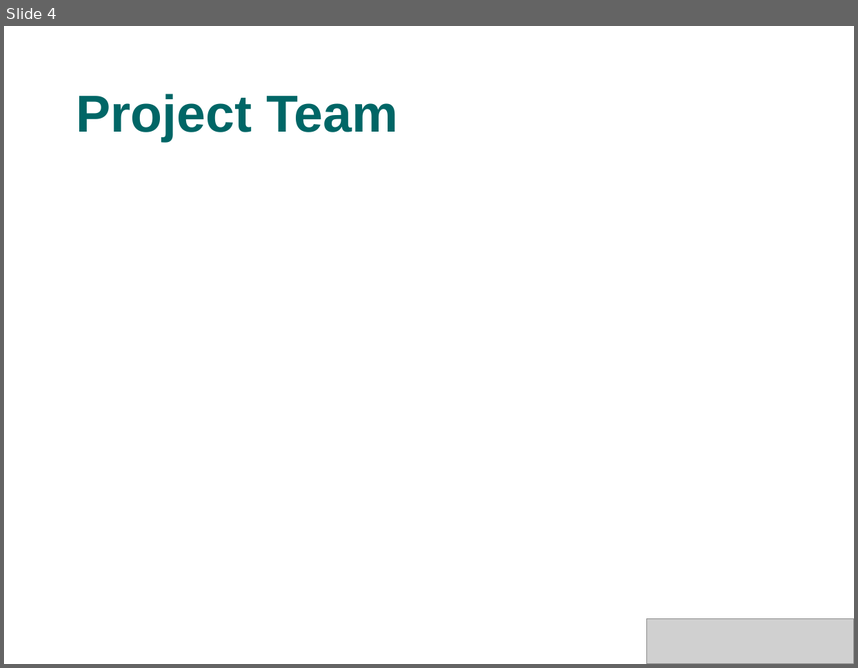
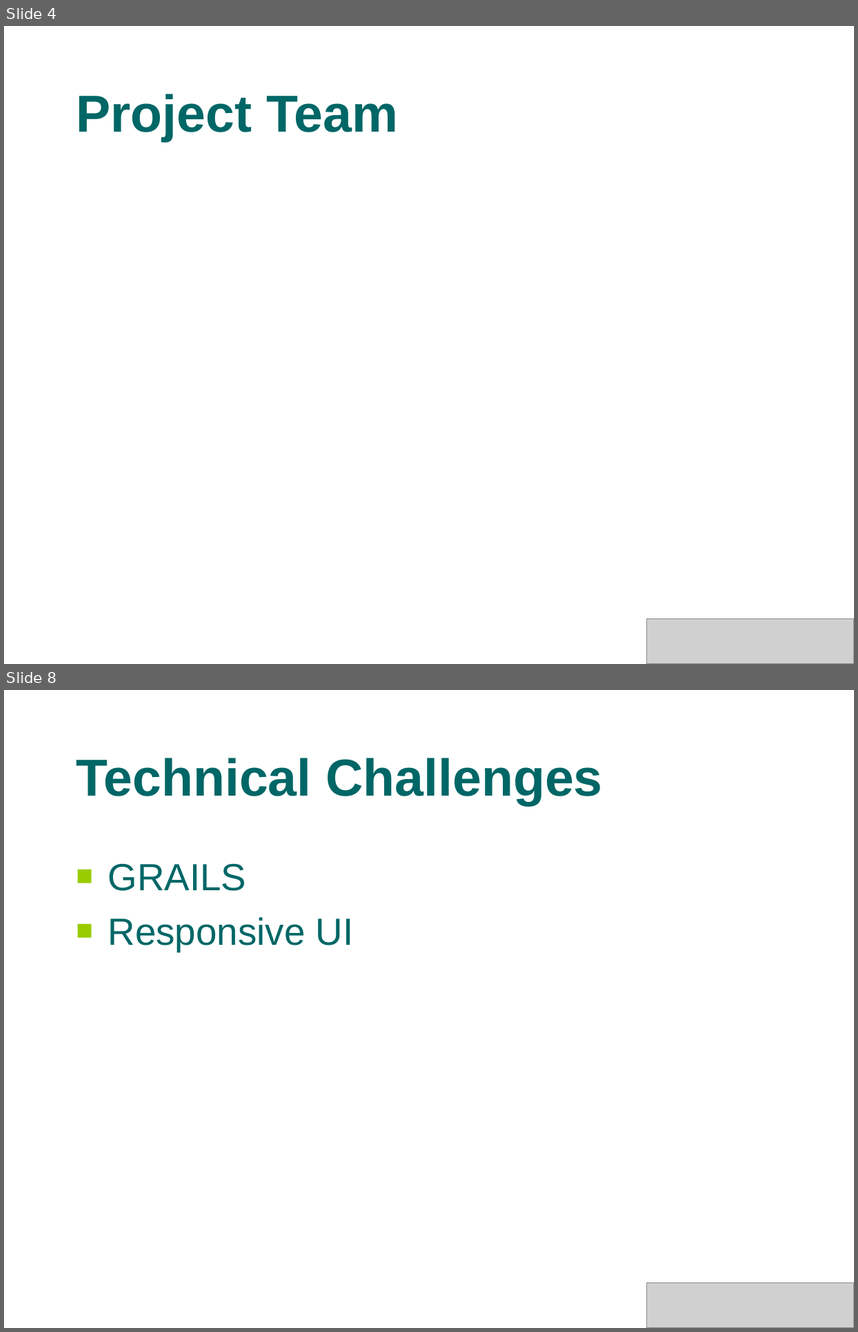
Before and after one commit to s4kshya/leezdr-repository, a slide deck: Exam Paper/MTECH_PROJ/Presentation/phase1.ppt. Shown one above the other, each under a label of ours: slide 4 before the commit, slides 4 and 8 after it; the slides between them are not shown. The pictures are 858x668 and 858x1332 pixels, drawn with LibreOffice and Linux fonts; fonts in the diff are those of the drawing; grey boxes stand for pictures; background and template pictures are left out. Boxes give left, top, right and bottom in pixels: in the first picture for what was removed or moved away, otherwise in the second. Text is boxed around its words. In the diff, an @@ line names an element or a change of style, - is before the commit and + after.

```diff
--- a/Exam Paper/MTECH_PROJ/Presentation/phase1.ppt
+++ b/Exam Paper/MTECH_PROJ/Presentation/phase1.ppt
@@ slide 8 added at bbox=[4, 690, 854, 1328], background picture (left out) @@
@@ title added at bbox=[76, 758, 603, 805], 44 pt, text #006666, bold @@
+Technical Challenges
@@ text added at bbox=[108, 863, 354, 952], 32 pt, text #006666 @@
+■ GRAILS
+■ Responsive UI
@@ picture added at bbox=[646, 1283, 854, 1328] @@
```
Also in this commit, not shown: 3 slides changed, 6 other slides added, 2 other files.
